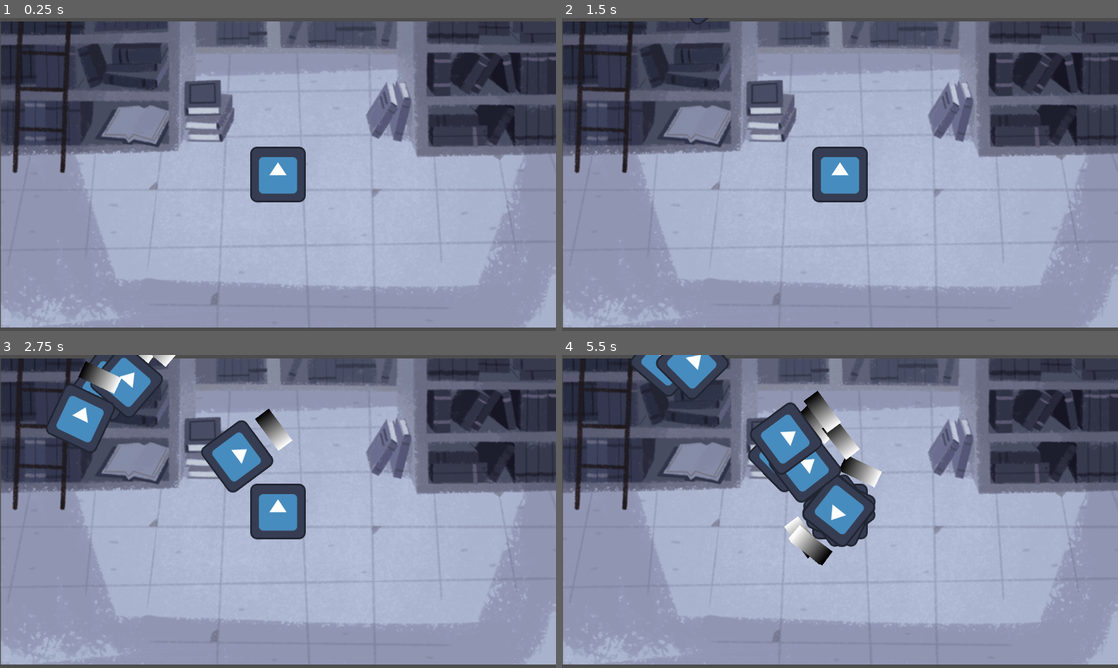
Above: before the commit, frames 1-4 (two rows, left to right).
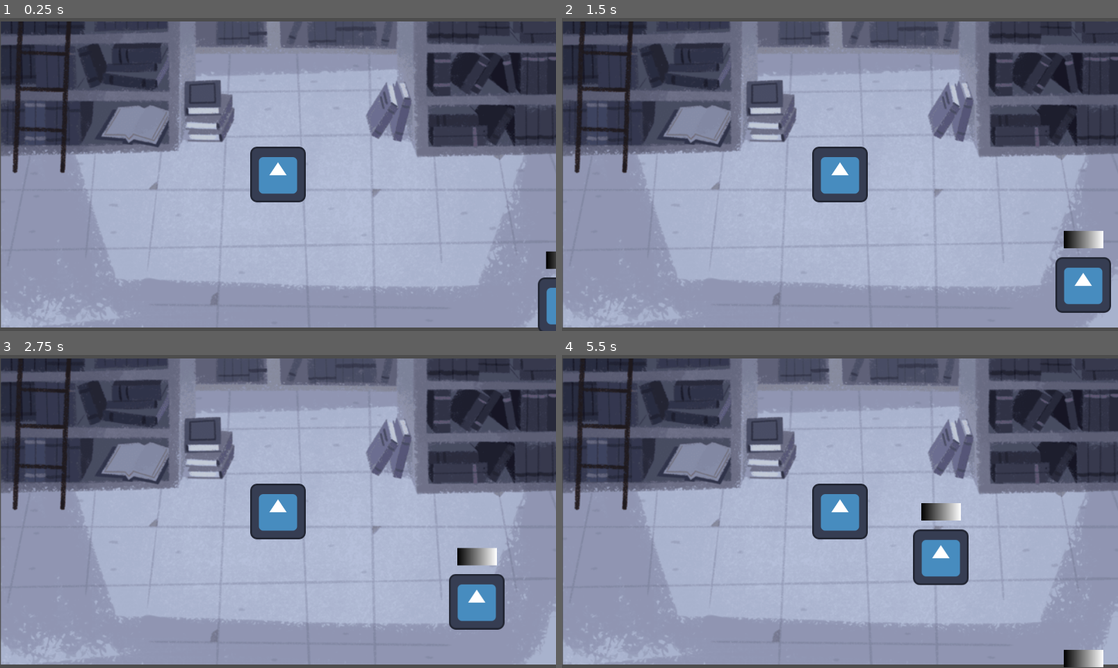
Above: after the commit, the same moments.

Repository: 5h005ank5/chord-hero
Game: Godot game, scene res://scenes/level_1.tscn
Same seed, same stepped clock (60 frames per second), same inputs: the game is played once before the commit and once after it. The engine's default icon, where the game draws it, is replaced by a stand-in: a white triangle on a blue panel in a dark square.
Inputs:
- Up to frame 1 (0.25 s): no input
- Up to frame 2 (1.5 s): no input
- Up to frame 3 (2.75 s): no input
- Up to frame 4 (5.5 s): no input

The runs differ from the first frame. In frame 1, 0.6% of the frame differs, in the area x 96-100%, y 74-100%; in frame 2, 2.2%; in frame 3, 6.9%; in frame 4, 9.5%, in the area x 12-98%, y 0-100%.

Commit message:
add audio part

Diff:
--- a/default_bus_layout.tres
+++ b/default_bus_layout.tres
@@ -1,30 +1,29 @@
-[gd_resource type="AudioBusLayout" load_steps=4 format=3 uid="uid://c5tnu8bfmu5mc"]
+[gd_resource type="AudioBusLayout" load_steps=5 format=3 uid="uid://c5tnu8bfmu5mc"]
 
-[sub_resource type="AudioEffectSpectrumAnalyzer" id="AudioEffectSpectrumAnalyzer_80pg4"]
+[sub_resource type="AudioEffectSpectrumAnalyzer" id="AudioEffectSpectrumAnalyzer_r8yvu"]
 resource_name = "SpectrumAnalyzer"
 
-[sub_resource type="AudioEffectRecord" id="AudioEffectRecord_dfm1q"]
+[sub_resource type="AudioEffectRecord" id="AudioEffectRecord_6ando"]
 resource_name = "Record"
 
-[sub_resource type="AudioEffectSpectrumAnalyzer" id="AudioEffectSpectrumAnalyzer_6eov6"]
+[sub_resource type="AudioEffectRecord" id="AudioEffectRecord_18fju"]
+resource_name = "Record"
+
+[sub_resource type="AudioEffectSpectrumAnalyzer" id="AudioEffectSpectrumAnalyzer_auncj"]
 resource_name = "SpectrumAnalyzer"
 
 [resource]
-bus/1/name = &"frequency finde\\r"
+bus/0/effect/0/effect = SubResource("AudioEffectSpectrumAnalyzer_r8yvu")
+bus/0/effect/0/enabled = false
+bus/0/effect/1/effect = SubResource("AudioEffectRecord_6ando")
+bus/0/effect/1/enabled = false
+bus/1/name = &"Record"
 bus/1/solo = false
 bus/1/mute = false
 bus/1/bypass_fx = false
 bus/1/volume_db = 0.0
 bus/1/send = &"Master"
-bus/1/effect/0/effect = SubResource("AudioEffectSpectrumAnalyzer_80pg4")
+bus/1/effect/0/effect = SubResource("AudioEffectRecord_18fju")
 bus/1/effect/0/enabled = true
-bus/2/name = &"New Bus"
-bus/2/solo = false
-bus/2/mute = true
-bus/2/bypass_fx = false
-bus/2/volume_db = 0.0
-bus/2/send = &"Master"
-bus/2/effect/0/effect = SubResource("AudioEffectRecord_dfm1q")
-bus/2/effect/0/enabled = true
-bus/2/effect/1/effect = SubResource("AudioEffectSpectrumAnalyzer_6eov6")
-bus/2/effect/1/enabled = true
+bus/1/effect/1/effect = SubResource("AudioEffectSpectrumAnalyzer_auncj")
+bus/1/effect/1/enabled = true
--- a/project.godot
+++ b/project.godot
@@ -17,6 +17,7 @@
 
 [audio]
 
+driver/output_latency=1
 driver/enable_input=true
 
 [display]
--- a/scenes/level1.gd
+++ b/scenes/level1.gd
@@ -1,13 +1,19 @@
 extends Node2D
 
-var villain_scene :PackedScene= load("res://scenes/villian.tscn")
-var rng=RandomNumberGenerator.new()
+var villain_scene : PackedScene = load("res://scenes/villian.tscn")
+var rng = RandomNumberGenerator.new()
+
+func _ready() -> void:
+	pass
 
 func _on_villian_timer_timeout() -> void:
-	var numberofvillians=rng.randi_range(1,4)
-	print(numberofvillians)
+	var numberofvillians = 1
+	#print("Number of villains:", numberofvillians)
+
 	while numberofvillians:
-		var villain = villain_scene.instantiate()
-		$villians.add_child(villain)
-		numberofvillians-=1
+		var villians = villain_scene.instantiate()  # Instantiate the villain
+		$villians.add_child(villians)  # Add the villain to the parent container
+
+		numberofvillians -= 1
+
 	$villianTimer.start()
--- a/scenes/level_1.tscn
+++ b/scenes/level_1.tscn
@@ -1,16 +1,17 @@
-[gd_scene load_steps=7 format=3 uid="uid://8ngd7524qloe"]
+[gd_scene load_steps=9 format=3 uid="uid://8ngd7524qloe"]
 
 [ext_resource type="Script" path="res://scenes/level1.gd" id="1_fvxxj"]
 [ext_resource type="Texture2D" uid="uid://bhabc4aijq553" path="res://assets/backgrounds-1/backgrounds/level1-jpg-sprite.png" id="1_urlgw"]
 [ext_resource type="PackedScene" uid="uid://1lpp7mk30od7" path="res://scenes/player.tscn" id="2_ag4d7"]
+[ext_resource type="PackedScene" uid="uid://ch8c8gocmn2qv" path="res://scenes/villian.tscn" id="4_44plc"]
+[ext_resource type="AudioStream" uid="uid://di2mw5vl0c76j" path="res://98 Hz Frequency Sound (Musical Note G2) [OnlineSound.net].mp3" id="5_envv6"]
+[ext_resource type="Script" path="res://scenes/audio_stream_player.gd" id="5_is14f"]
 
 [sub_resource type="RectangleShape2D" id="RectangleShape2D_yii4v"]
 size = Vector2(1295, 18)
 
 [sub_resource type="RectangleShape2D" id="RectangleShape2D_ye3wp"]
 size = Vector2(854, 20)
-
-[sub_resource type="AudioStreamMicrophone" id="AudioStreamMicrophone_g2eaf"]
 
 [node name="level1" type="Node2D"]
 script = ExtResource("1_fvxxj")
@@ -36,7 +37,7 @@
 shape = SubResource("RectangleShape2D_ye3wp")
 
 [node name="CollisionShape2D6" type="CollisionShape2D" parent="StaticBody2D"]
-position = Vector2(-16, 400)
+position = Vector2(-13, 400)
 rotation = 1.5708
 shape = SubResource("RectangleShape2D_ye3wp")
 
@@ -44,14 +45,18 @@
 position = Vector2(636, 336)
 
 [node name="villianTimer" type="Timer" parent="."]
+wait_time = 5.0
 one_shot = true
 autostart = true
 
 [node name="villians" type="Node2D" parent="."]
 
-[node name="AudioStreamPlayer2D" type="AudioStreamPlayer2D" parent="."]
-stream = SubResource("AudioStreamMicrophone_g2eaf")
+[node name="villian" parent="villians" instance=ExtResource("4_44plc")]
+
+[node name="AudioStreamPlayer" type="AudioStreamPlayer2D" parent="."]
+stream = ExtResource("5_envv6")
 autoplay = true
-bus = &"New Bus"
+bus = &"Record"
+script = ExtResource("5_is14f")
 
 [connection signal="timeout" from="villianTimer" to="." method="_on_villian_timer_timeout"]
--- a/scenes/player.gd
+++ b/scenes/player.gd
@@ -9,3 +9,9 @@
 # Called every frame. 'delta' is the elapsed time since the previous frame.
 func _process(_delta: float) -> void:
 	pass
+
+
+"""
+func _on_area_2d_area_entered(area: Area2D) -> void:
+	get_node("level1/villians/villian").global_position += 0
+"""
--- a/scenes/player.tscn
+++ b/scenes/player.tscn
@@ -3,8 +3,8 @@
 [ext_resource type="Script" path="res://scenes/player.gd" id="1_24xue"]
 [ext_resource type="Texture2D" uid="uid://byneohpb2d8bw" path="res://assets/icon.svg" id="1_hwr0y"]
 
-[sub_resource type="RectangleShape2D" id="RectangleShape2D_ttu35"]
-size = Vector2(129, 127)
+[sub_resource type="RectangleShape2D" id="RectangleShape2D_x6hgn"]
+size = Vector2(130, 129)
 
 [node name="player" type="Node2D"]
 script = ExtResource("1_24xue")
@@ -12,8 +12,10 @@
 [node name="playerLook" type="Sprite2D" parent="."]
 texture = ExtResource("1_hwr0y")
 
-[node name="charaterbody2d" type="CharacterBody2D" parent="."]
+[node name="Area2D" type="Area2D" parent="."]
 
-[node name="CollisionShape2D" type="CollisionShape2D" parent="charaterbody2d"]
-position = Vector2(-0.5, -0.5)
-shape = SubResource("RectangleShape2D_ttu35")
+[node name="CollisionShape2D" type="CollisionShape2D" parent="Area2D"]
+position = Vector2(0, 0.5)
+shape = SubResource("RectangleShape2D_x6hgn")
+
+[connection signal="area_entered" from="Area2D" to="." method="_on_area_2d_area_entered"]
--- a/scenes/villian.gd
+++ b/scenes/villian.gd
@@ -3,9 +3,10 @@
  # Preloaded scene for the villains
 var audio = AudioServer.get_bus_effect_instance(2,1)
 #var magni = audio.get_magnitude_for_frequency_range(80,85,1)
-var player_position = Vector2()  # To store the player's position
-@export var spawn_radius = 300.0  # Radius of the spawn circle
-@export var villain_speed = 100.0  # Speed of villains
+var player_position
+# = Vector2(636,336)  # To store the player's position
+@export var spawn_radius = 750.0  # Radius of the spawn circle
+@export var villain_speed = 0.15  # Speed of villains
 @export var spawn_interval = .5  # Interval in seconds for spawning villains
 @export var freq_E2=82.41
 @export var freq_A2=110.00
@@ -16,7 +17,14 @@
 @export var tollerance = .05
 var rng = RandomNumberGenerator.new()
 func _ready() -> void:
-	var angle = rng.randf_range(0.5,1.0)* 2*PI  # TAU = 2π
+	var angle = rng.randf_range(0.5,2.50)* 2*PI  # TAU = 2π
+	if((angle>29 and angle<151)or(angle>209 and angle<331)):
+		villain_speed *= abs(648/cos(angle))
+	else:
+		villain_speed *= abs(310/sin(angle))
+	if(villain_speed>90):
+		villain_speed=90;
+	player_position = $"../../player".global_position
 	var spawn_position = player_position + Vector2(cos(angle), sin(angle)) * spawn_radius
 	global_position = spawn_position
 	  # Make the villain face the player
@@ -24,15 +32,22 @@
 
 func _process(delta):
 	# Assuming the player is in the scene tree and called "Player"
+	"""
 	var E2 = audio.get_magnitude_for_frequency_range(freq_E2-tollerance*freq_E2,freq_E2+tollerance*freq_E2,1)
 	var A2 = audio.get_magnitude_for_frequency_range(freq_A2-tollerance*freq_A2,freq_A2+tollerance*freq_A2,1)
 	var D3 = audio.get_magnitude_for_frequency_range(freq_D3-tollerance*freq_D3,freq_D3+tollerance*freq_D3,1)
 	var G3 = audio.get_magnitude_for_frequency_range(freq_G3-tollerance*freq_G3,freq_G3+tollerance*freq_G3,1)
 	var B3 = audio.get_magnitude_for_frequency_range(freq_B3-tollerance*freq_B3,freq_B3+tollerance*freq_B3,1)
 	var E4 = audio.get_magnitude_for_frequency_range(freq_E4-tollerance*freq_E4,freq_E4+tollerance*freq_E4,1)
-	print("Magnitude for E2 : ",E2.length())
-	print("Magnitude for A2 : ",A2.length())
-	player_position = $"../../player".global_position
-	look_at(player_position)
+	"""
+	#print("Magnitude for E2 : ",E2.length())
+	#print("Magnitude for A2 : ",A2.length())
+	#print(villain_speed)
+
+	#look_at(player_position)
 	var direction = (player_position - global_position).normalized()
 	global_position += direction * villain_speed * delta
+
+
+func _on_area_2d_area_entered(area: Area2D) -> void:
+	villain_speed = 0
--- a/scenes/villian.tscn
+++ b/scenes/villian.tscn
@@ -2,31 +2,21 @@
 
 [ext_resource type="Texture2D" uid="uid://byneohpb2d8bw" path="res://assets/icon.svg" id="1_38ix1"]
 [ext_resource type="Script" path="res://scenes/villian.gd" id="1_dwnj0"]
-
-[sub_resource type="RectangleShape2D" id="RectangleShape2D_yj6u1"]
-size = Vector2(118, 119)
 
 [sub_resource type="Gradient" id="Gradient_vpiaa"]
 
 [sub_resource type="GradientTexture2D" id="GradientTexture2D_24yuk"]
 gradient = SubResource("Gradient_vpiaa")
 
+[sub_resource type="RectangleShape2D" id="RectangleShape2D_gmpx6"]
+size = Vector2(129, 127)
+
 [node name="villian" type="Node2D"]
 position = Vector2(-3, -1)
 script = ExtResource("1_dwnj0")
-villain_speed = 300.0
 
 [node name="Sprite2D" type="Sprite2D" parent="."]
 texture = ExtResource("1_38ix1")
-metadata/_edit_lock_ = true
-
-[node name="CharacterBody2D" type="CharacterBody2D" parent="."]
-metadata/_edit_lock_ = true
-
-[node name="CollisionShape2D" type="CollisionShape2D" parent="CharacterBody2D"]
-position = Vector2(2, -2.5)
-shape = SubResource("RectangleShape2D_yj6u1")
-metadata/_edit_lock_ = true
 
 [node name="notesContainer" type="Control" parent="."]
 layout_mode = 3
@@ -53,3 +43,12 @@
 grow_horizontal = 2
 grow_vertical = 2
 texture = SubResource("GradientTexture2D_24yuk")
+
+[node name="Area2D" type="Area2D" parent="."]
+collision_layer = 2
+
+[node name="CollisionShape2D" type="CollisionShape2D" parent="Area2D"]
+position = Vector2(0.5, 0.5)
+shape = SubResource("RectangleShape2D_gmpx6")
+
+[connection signal="area_entered" from="Area2D" to="." method="_on_area_2d_area_entered"]
